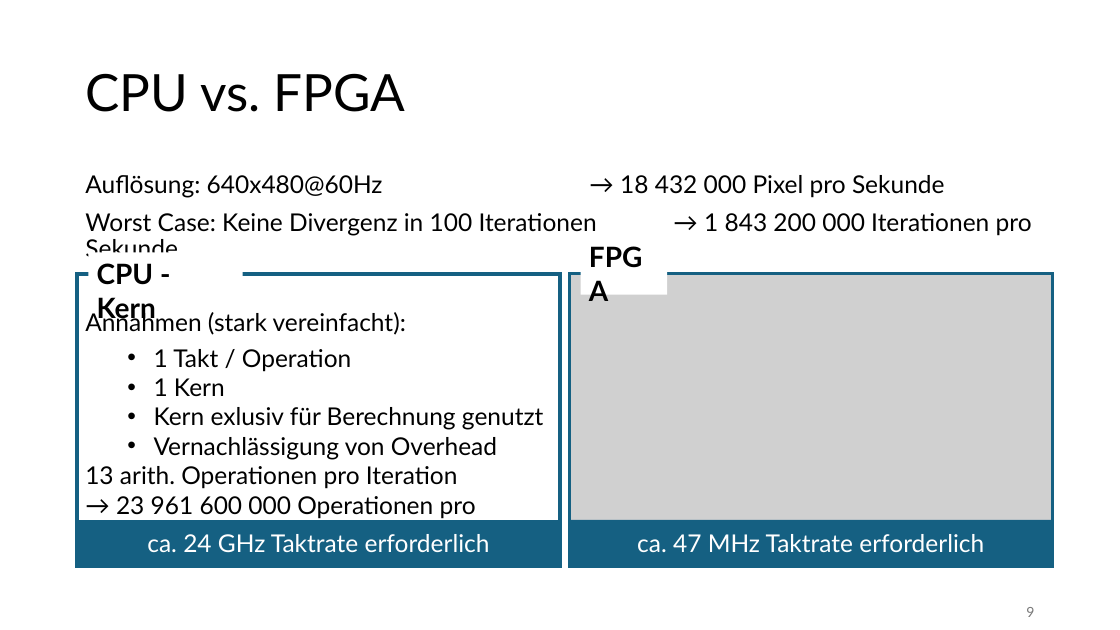
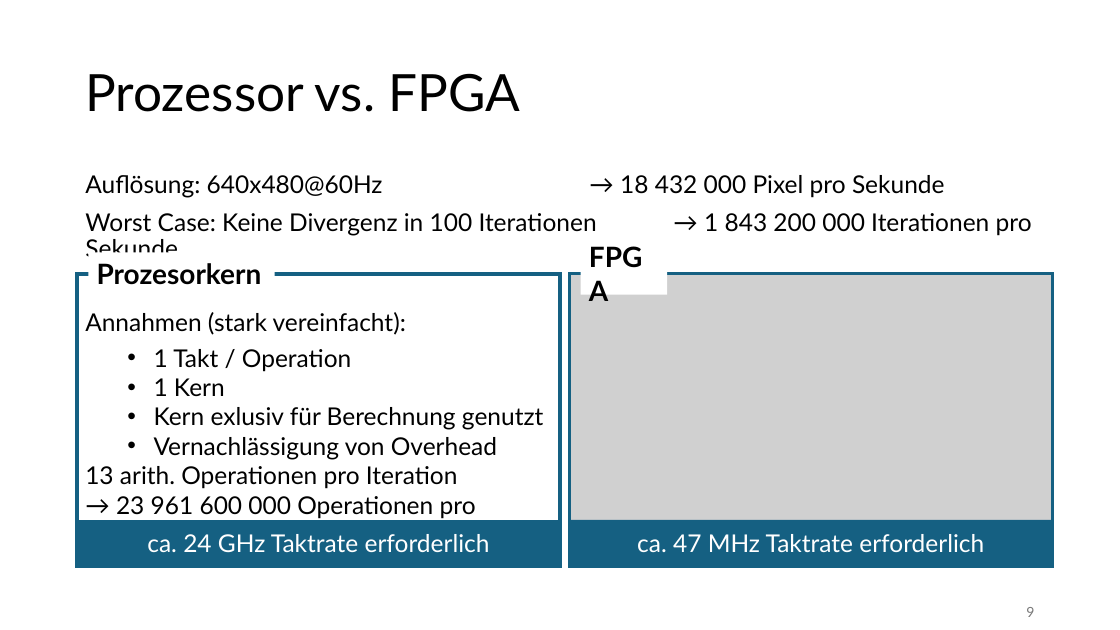
Before and after one commit to Preunicom/FractalCore, a slide deck: slide 9 of docs/Endpraesentation/DAPI_FractalCore_Endpraesentation.pptx. Drawn at 1120x630 pixels with LibreOffice and Linux fonts; fonts in the diff are those of the drawing; grey boxes stand for pictures. Boxes give left, top, right and bottom in pixels: in the first picture for what was removed or moved away, otherwise in the second. Text is boxed around its words. In the diff, an @@ line names an element or a change of style, - is before the commit and + after.

Commit message:
Final presentation added

```diff
--- a/docs/Endpraesentation/DAPI_FractalCore_Endpraesentation.pptx
+++ b/docs/Endpraesentation/DAPI_FractalCore_Endpraesentation.pptx
@@ title at (85,73,520,112): text changed @@
-CPU vs. FPGA
+Prozessor vs. FPGA
@@ text at (97,263,262,285): text changed @@
-CPU - Kern
+Prozesorkern
```
